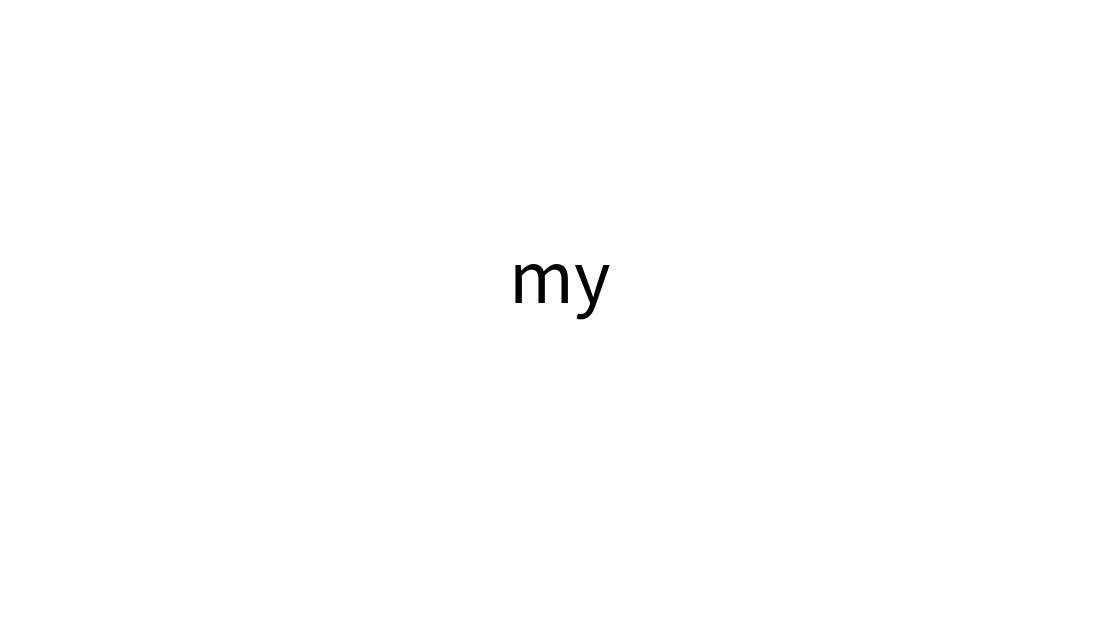
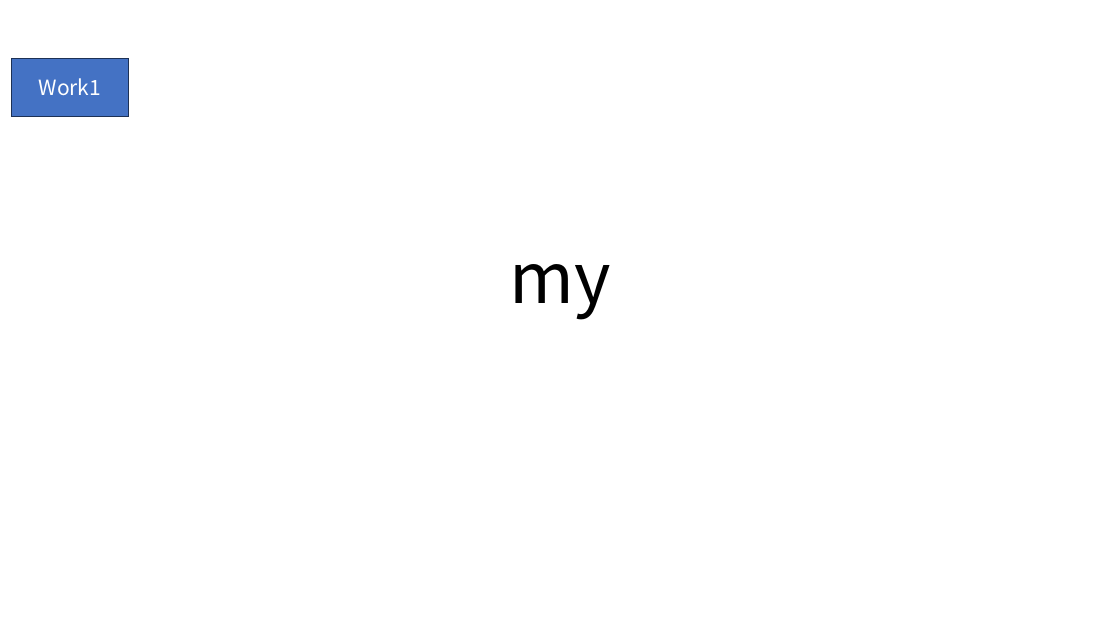
Before and after one commit to DualsoftDev/ds, a slide deck: slide 1 of DsDotNet/src/UnitTest/UnitTest.Model/ImportOfficeExample/exportDS/testA/testMy/my.pptx. Drawn at 1120x630 pixels with LibreOffice and Linux fonts; fonts in the diff are those of the drawing. Boxes give left, top, right and bottom in pixels: in the first picture for what was removed or moved away, otherwise in the second. Text is boxed around its words. In the diff, an @@ line names an element or a change of style, - is before the commit and + after.

Commit message:
addin shape

```diff
--- a/DsDotNet/src/UnitTest/UnitTest.Model/ImportOfficeExample/exportDS/testA/testMy/my.pptx
+++ b/DsDotNet/src/UnitTest/UnitTest.Model/ImportOfficeExample/exportDS/testA/testMy/my.pptx
@@ rectangle added at box(12, 58, 129, 116), fill #4472C4, outline #1E3256 1 pt, 18 pt, text #FFFFFF @@
+Work1
```
